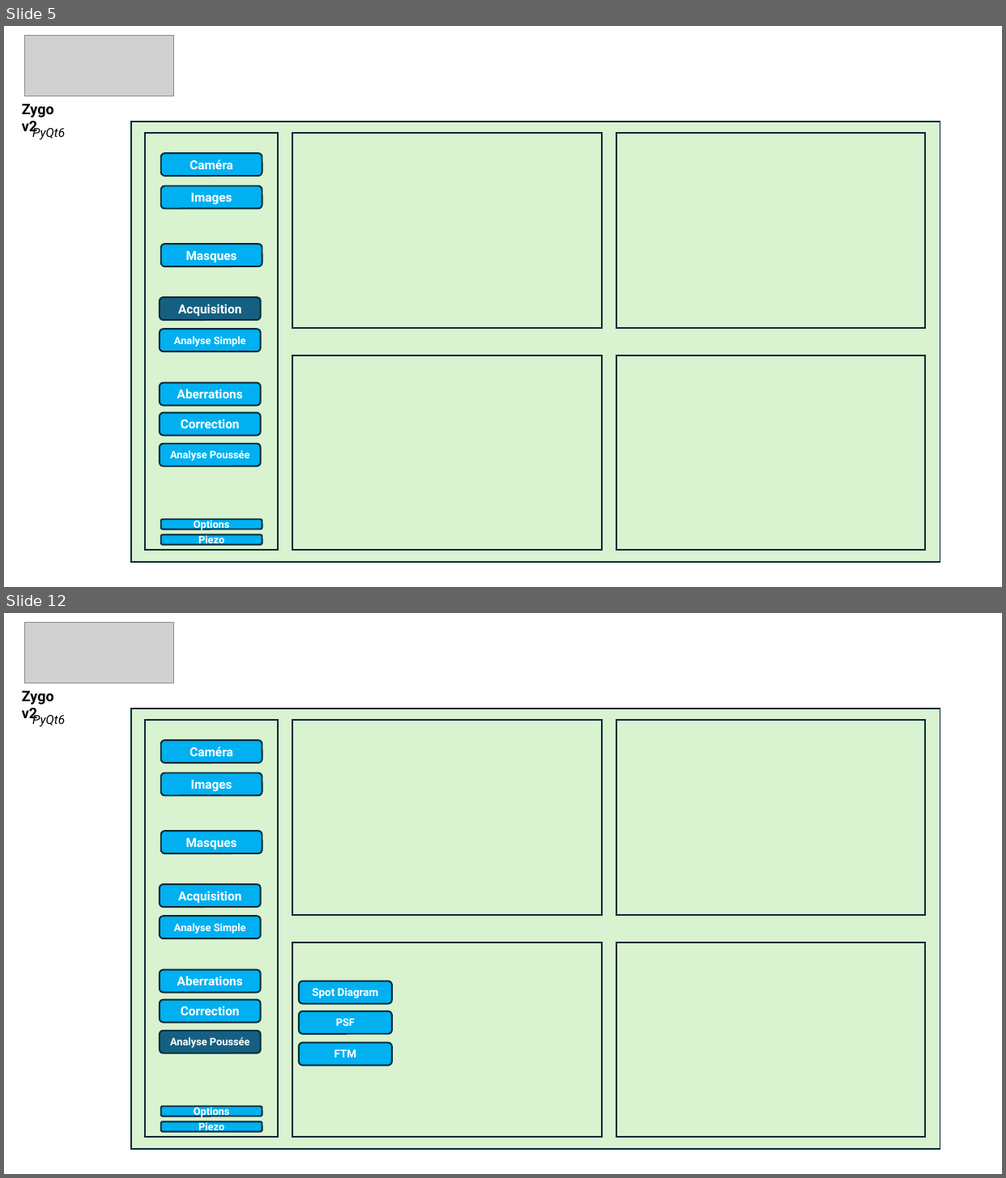
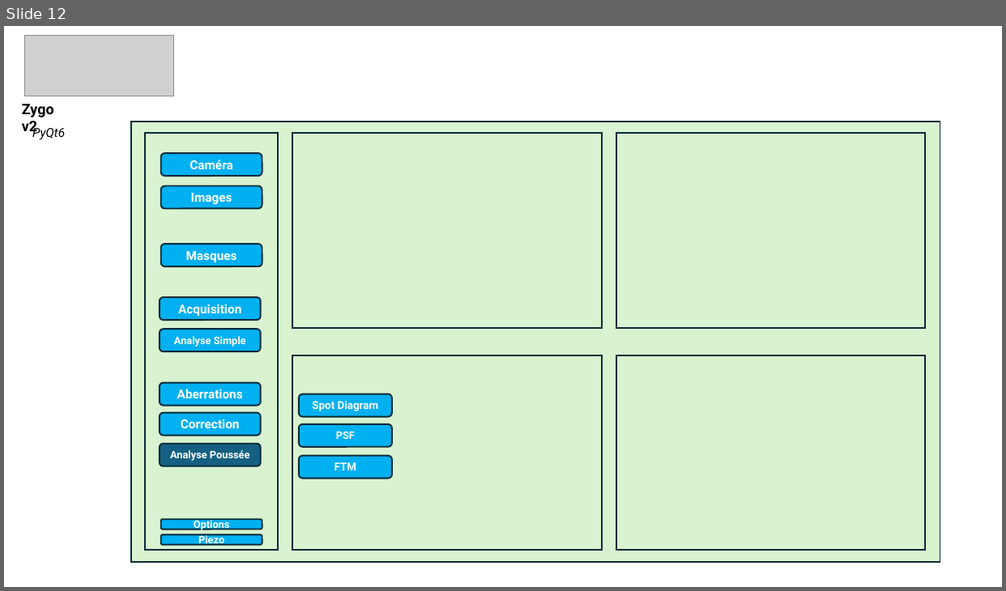
Before and after one commit to IOGS-LEnsE-ressources/camera-gui, a slide deck: applis/Zygo-labwork_v3/docs/Zygo_Appli.pptx. Shown one above the other, each under a label of ours: slides 5 and 12 before the commit, slide 12 after it; the slides between them are not shown. The pictures are 1006x1178 and 1006x591 pixels, drawn with LibreOffice and Linux fonts; fonts in the diff are those of the drawing; grey boxes stand for pictures. Boxes give left, top, right and bottom in pixels: in the first picture for what was removed or moved away, otherwise in the second. Text is boxed around its words. In the diff, an @@ line names an element or a change of style, - is before the commit and + after.

Commit message:
Update Zygo Gui v3 / Adding main menu and options for displaying main menu

```diff
--- a/applis/Zygo-labwork_v3/docs/Zygo_Appli.pptx
+++ b/applis/Zygo-labwork_v3/docs/Zygo_Appli.pptx
@@ slide 5 removed at (x1=4, y1=26, x2=1002, y2=587), background #FFFFFF @@
@@ picture removed at (x1=25, y1=35, x2=173, y2=96) @@
@@ text removed at (x1=22, y1=104, x2=54, y2=136) @@
-Zygo v2
@@ rectangle removed at (x1=131, y1=122, x2=940, y2=563) @@
@@ text removed at (x1=32, y1=126, x2=65, y2=140) @@
-PyQt6
@@ rectangle removed at (x1=146, y1=133, x2=278, y2=551) @@
@@ rectangle removed at (x1=292, y1=133, x2=602, y2=328) @@
@@ rectangle removed at (x1=616, y1=133, x2=926, y2=328) @@
@@ rounded rectangle removed at (x1=161, y1=153, x2=262, y2=176) @@
-Caméra
@@ rounded rectangle removed at (x1=161, y1=186, x2=262, y2=209) @@
-Images
@@ rounded rectangle removed at (x1=161, y1=244, x2=262, y2=267) @@
-Masques
@@ rounded rectangle removed at (x1=160, y1=297, x2=261, y2=320) @@
-Acquisition
@@ rounded rectangle removed at (x1=160, y1=329, x2=261, y2=352) @@
-Analyse Simple
@@ rectangle removed at (x1=292, y1=356, x2=602, y2=551) @@
@@ rectangle removed at (x1=616, y1=356, x2=926, y2=551) @@
@@ rounded rectangle removed at (x1=160, y1=383, x2=261, y2=406) @@
-Aberrations
@@ rounded rectangle removed at (x1=160, y1=413, x2=261, y2=436) @@
-Correction
@@ rounded rectangle removed at (x1=160, y1=444, x2=261, y2=466) @@
-Analyse Poussée
@@ rounded rectangle removed at (x1=161, y1=519, x2=262, y2=529) @@
-Options
@@ rounded rectangle removed at (x1=161, y1=535, x2=262, y2=544) @@
-Piezo
```
Also in this commit, not shown: 10 slides changed, 4 slides added, 1 other slide removed, 12 other files.
